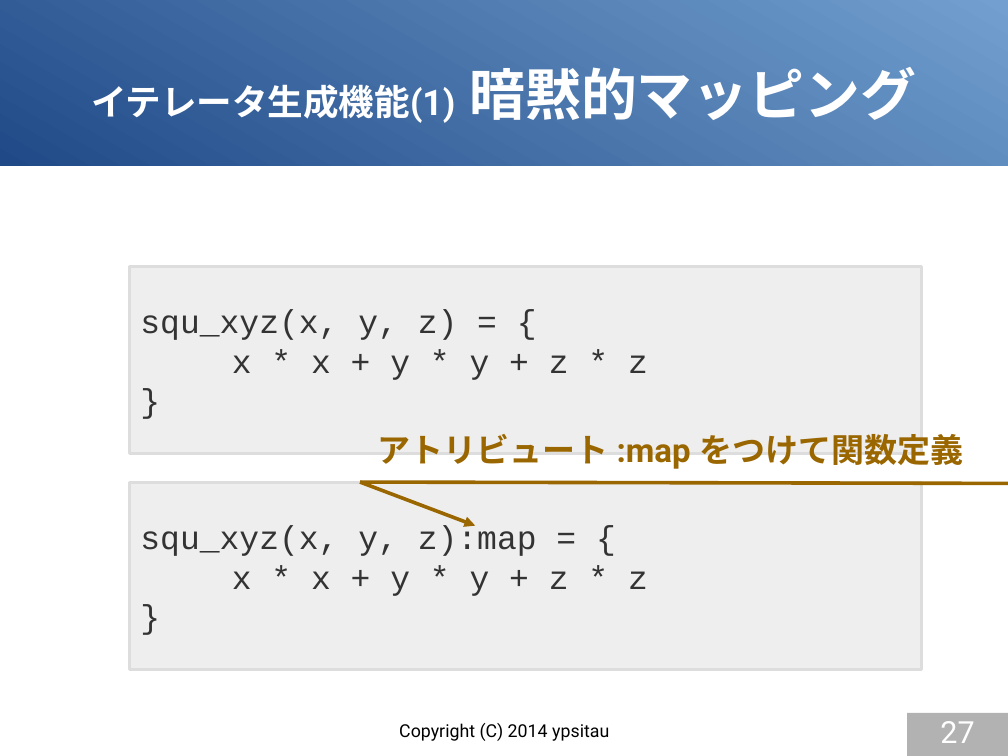
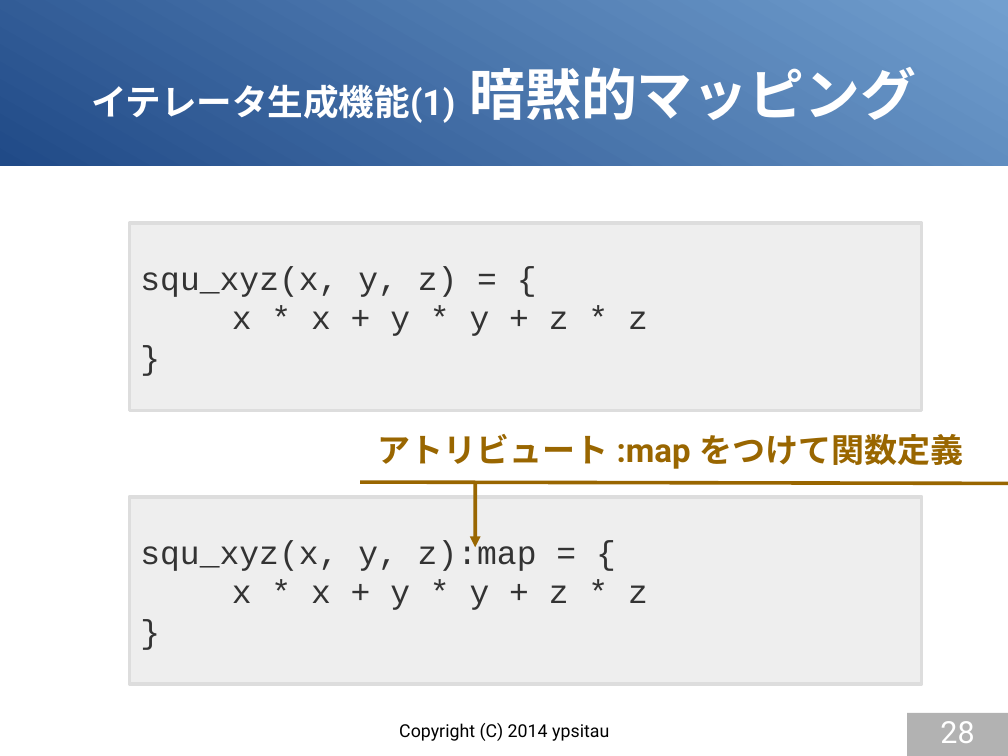
Before and after one commit to gura-lang/gura-doc, a slide deck: slide 28 of presentation/gura-introduction.odp (slide 27 before the commit). Drawn at 1008x756 pixels with LibreOffice and Linux fonts; fonts in the diff are those of the drawing. Boxes give left, top, right and bottom in pixels: in the first picture for what was removed or moved away, otherwise in the second. Text is boxed around its words. In the diff, an @@ line names an element or a change of style, - is before the commit and + after.

```diff
--- a/presentation/gura-introduction.odp
+++ b/presentation/gura-introduction.odp
@@ rectangle "squ_xyz(x, y, z) = {": place and size @@
-rectangle "squ_xyz(x, y, z) = {" at <box>130,266,922,454</box>
+rectangle "squ_xyz(x, y, z) = {" at <box>130,223,922,411</box>
@@ rectangle "squ_xyz(x, y, z):map = {": place and size @@
-rectangle "squ_xyz(x, y, z):map = {" at <box>130,483,922,670</box>
+rectangle "squ_xyz(x, y, z):map = {" at <box>130,497,922,684</box>
@@ arrow moved from (476, 526) - (360, 482) to (476, 547) - (476, 482) @@
@@ page number at <box>940,721,974,743</box>: text changed @@
-27
+28
```
Also in this commit, not shown: 7 other slides changed, 1 slide added.
